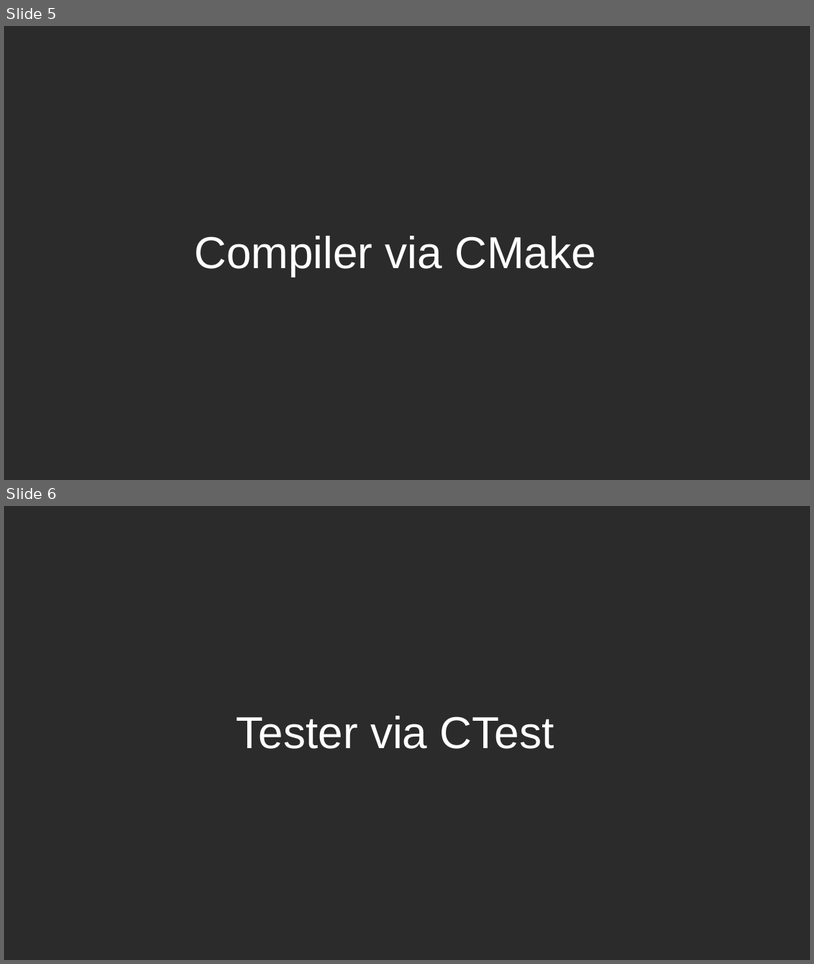
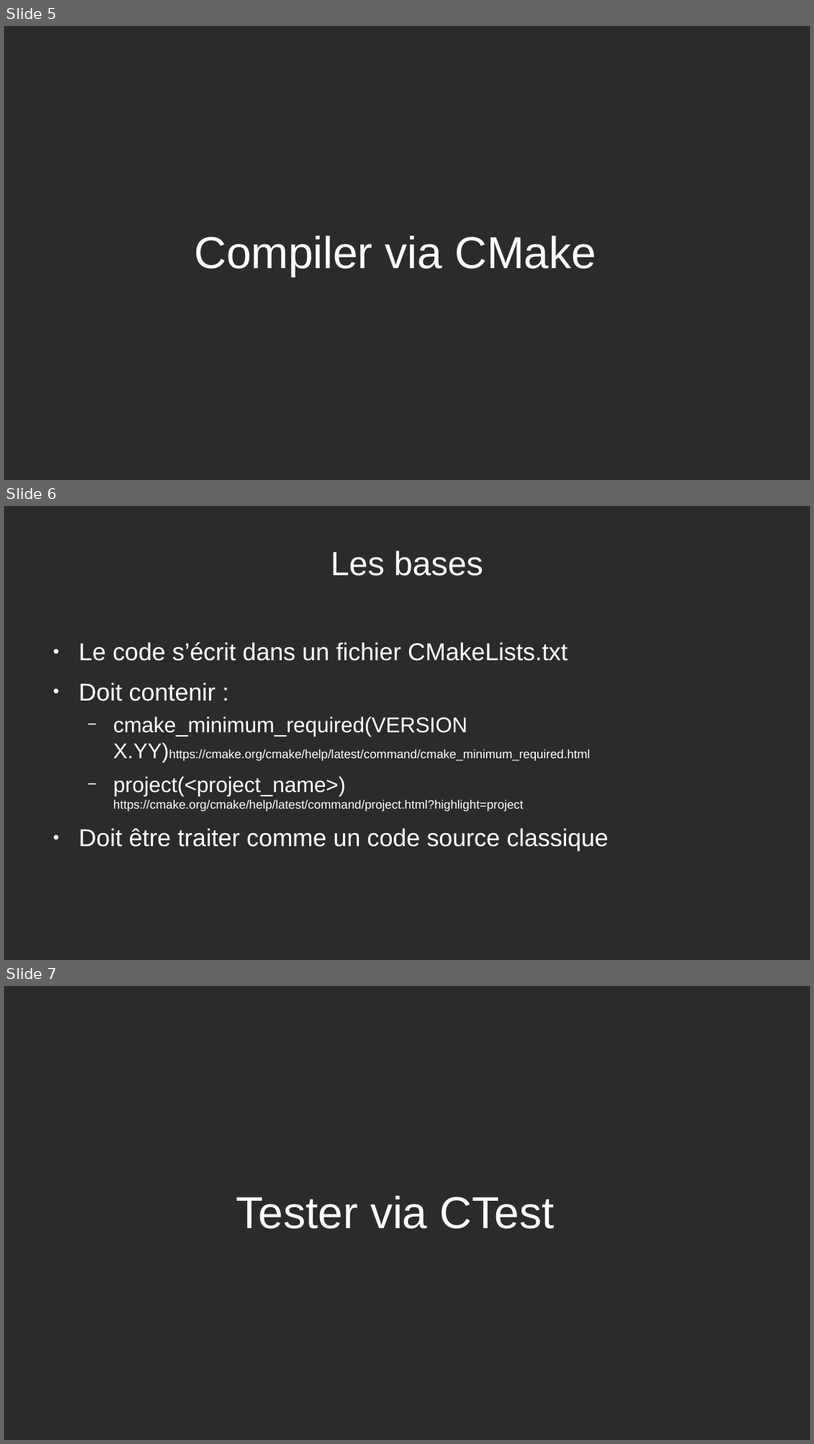
Before and after one commit to joeBlinx/Presentation_CMake, a slide deck: Presentation_CMake.odp. Shown one above the other, each under a label of ours: slides 5 and 6 before the commit, slides 5, 6 and 7 after it. The pictures are 814x964 and 814x1444 pixels, drawn with LibreOffice and Linux fonts; fonts in the diff are those of the drawing; background and template pictures are left out; a plain dark background stands for a picture behind light text. Boxes give left, top, right and bottom in pixels: in the first picture for what was removed or moved away, otherwise in the second. Text is boxed around its words. In the diff, an @@ line names an element or a change of style, - is before the commit and + after.

Commit message:
begin cmake

```diff
--- a/Presentation_CMake.odp
+++ b/Presentation_CMake.odp
@@ slide 6 added at (x1=4, y1=506, x2=810, y2=960), background picture (left out) @@
@@ title added at (x1=331, y1=551, x2=484, y2=576), 33 pt, text #FFFFFF @@
+Les bases
@@ text added at (x1=79, y1=642, x2=609, y2=851), 12 pt, text #FFFFFF @@
+● Le code s’écrit dans un fichier CMakeLists.txt
+● Doit contenir :
+  − cmake_minimum_required(VERSION X.YY)https://cmake.org/cmake/help/latest/command/cmake_minimum_required.html
+  − project(<project_name>)
+    https://cmake.org/cmake/help/latest/command/project.html?highlight=project
+● Doit être traiter comme un code source classique
@@ what was slide 6 is now slide 7 @@
```
Also in this commit, not shown: 7 other files.
